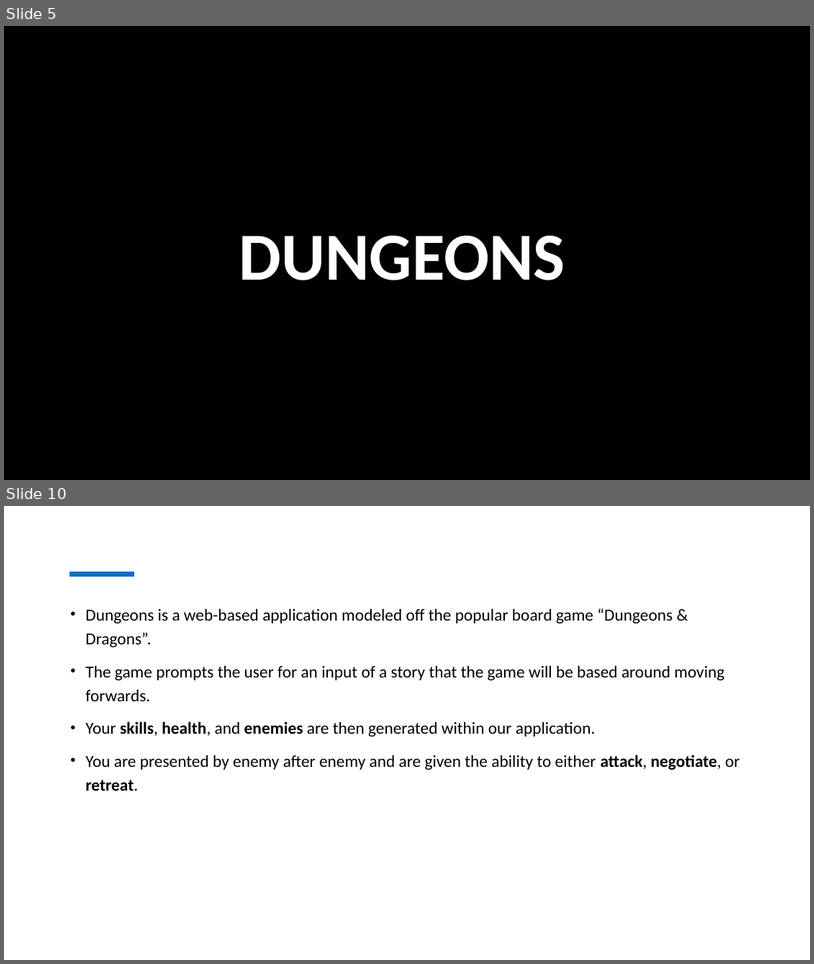
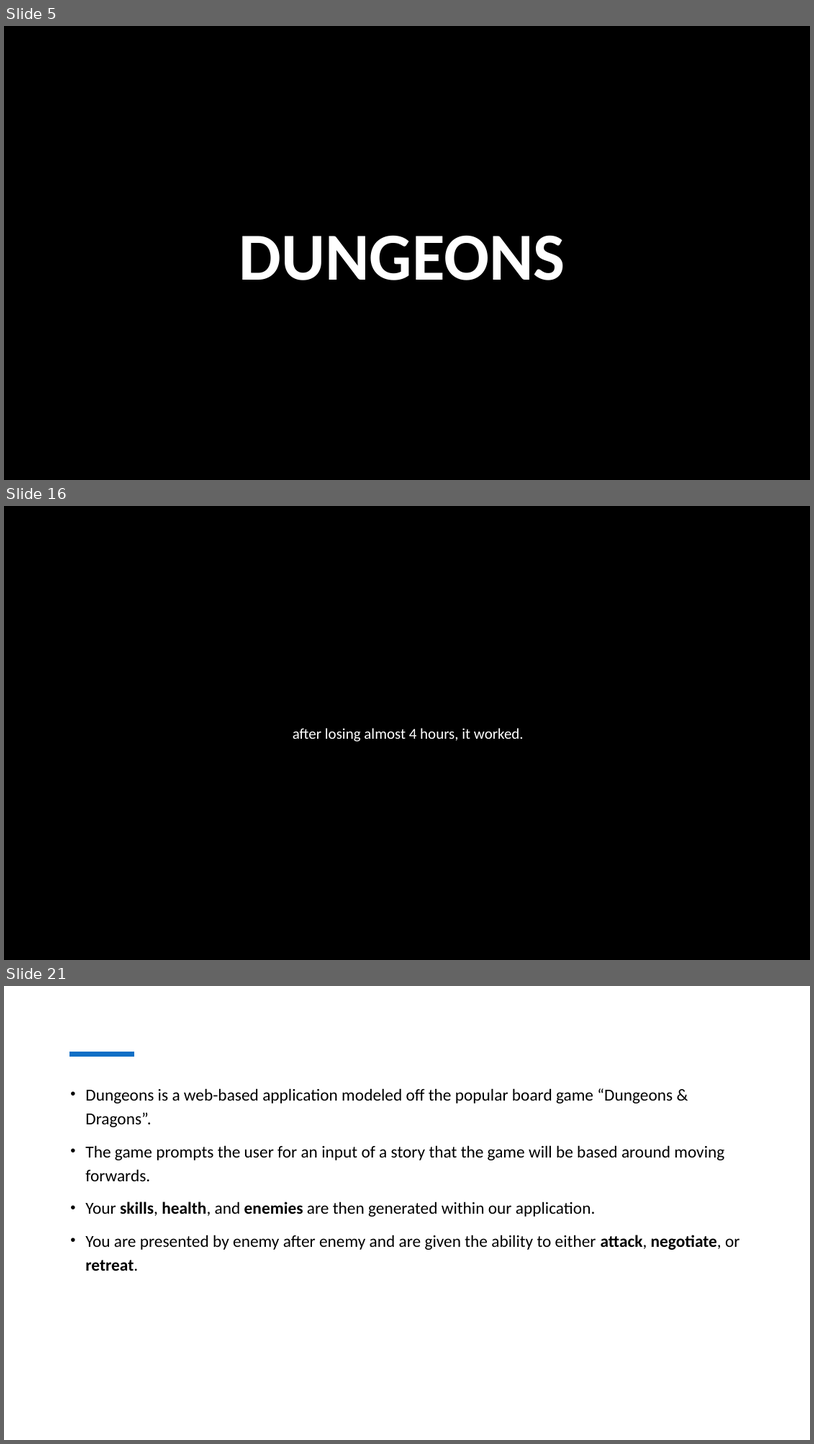
Before and after one commit to corbinmgraham/dungeons, a slide deck: Presentation.pptx. Shown one above the other, each under a label of ours: slides 5 and 10 before the commit, slides 5, 16 and 21 after it; the slides between them are not shown. The pictures are 814x964 and 814x1444 pixels, drawn with LibreOffice and Linux fonts; fonts in the diff are those of the drawing. Boxes give left, top, right and bottom in pixels: in the first picture for what was removed or moved away, otherwise in the second. Text is boxed around its words. In the diff, an @@ line names an element or a change of style, - is before the commit and + after.

```diff
--- a/Presentation.pptx
+++ b/Presentation.pptx
@@ slide 16 added at (x1=4, y1=506, x2=810, y2=960), background #FFFFFF @@
@@ rectangle added at (x1=4, y1=506, x2=810, y2=960), fill #000000, 18 pt, text #FFFFFF @@
+after losing almost 4 hours, it worked.
@@ what was slide 10 is now slide 21 @@
```
Also in this commit, not shown: 4 slides changed, 11 other slides added, 1 slide removed.
